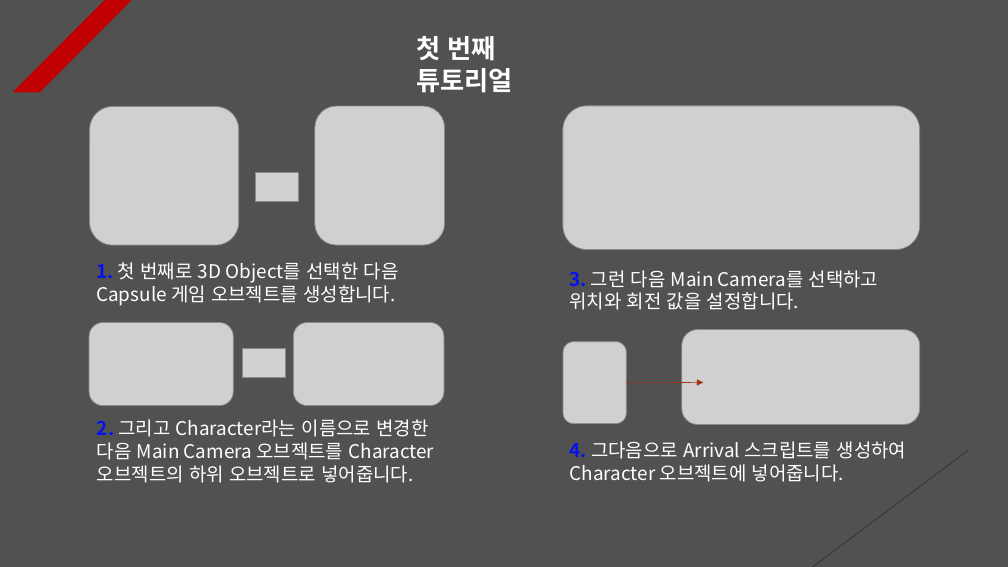
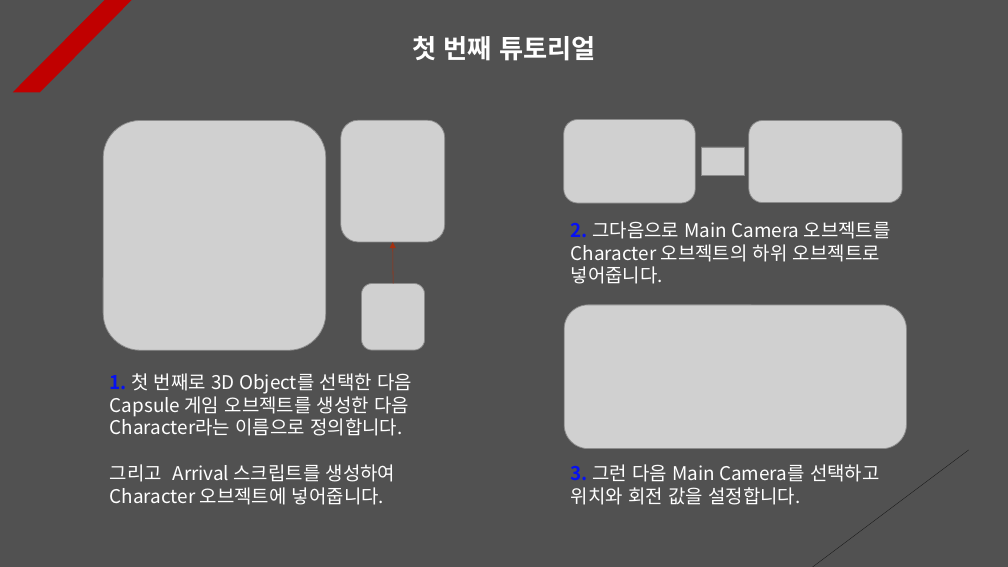
Before and after one commit to Unity2033/3D-UnityEngine, a slide deck: slide 1 of Assets/Class/NavMesh Obstacle/PPT Data/NavMesh Obstacle Example.pptx. Drawn at 1008x567 pixels with LibreOffice and Linux fonts; fonts in the diff are those of the drawing; grey boxes stand for pictures. Boxes give left, top, right and bottom in pixels: in the first picture for what was removed or moved away, otherwise in the second. Text is boxed around its words. In the diff, an @@ line names an element or a change of style, - is before the commit and + after.

```diff
--- a/Assets/Class/NavMesh Obstacle/PPT Data/NavMesh Obstacle Example.pptx
+++ b/Assets/Class/NavMesh Obstacle/PPT Data/NavMesh Obstacle Example.pptx
@@ text "첫 번째 튜토리얼" at box(412, 36, 595, 61): alignment left to centre @@
@@ picture removed at box(90, 107, 239, 245) @@
@@ picture: place and size @@
-picture at box(89, 323, 234, 406)
+picture at box(564, 119, 696, 203)
@@ picture added at box(103, 120, 326, 350) @@
@@ picture: place and size @@
-picture at box(315, 106, 445, 245)
+picture at box(341, 120, 445, 242)
@@ picture: place and size @@
-picture at box(256, 173, 299, 202)
+picture at box(702, 147, 745, 175)
@@ picture: place and size @@
-picture at box(682, 330, 920, 425)
+picture at box(749, 120, 903, 203)
@@ text at box(571, 221, 891, 284): text changed @@
-2. 그리고 Character라는 이름으로 변경한 다음 Main Camera 오브젝트를 Character 오브젝트의 하위 오브젝트로 넣어줍니다.
+2. 그다음으로 Main Camera 오브젝트를 Character 오브젝트의 하위 오브젝트로 넣어줍니다.
@@ arrow added from (393, 284) to (392, 242), #A5300F 0.5 pt dashed @@
@@ picture: place and size @@
-picture at box(563, 342, 627, 423)
+picture at box(361, 284, 424, 350)
@@ picture removed at box(293, 323, 444, 406) @@
@@ picture: place and size @@
-picture at box(563, 106, 920, 250)
+picture at box(564, 305, 907, 448)
@@ picture removed at box(243, 349, 286, 377) @@
@@ text at box(110, 373, 412, 505): text changed @@
-1. 첫 번째로 3D Object를 선택한 다음 Capsule 게임 오브젝트를 생성합니다.
+1. 첫 번째로 3D Object를 선택한 다음 Capsule 게임 오브젝트를 생성한 다음 Character라는 이름으로 정의합니다.
+그리고 Arrival 스크립트를 생성하여 Character 오브젝트에 넣어줍니다.
@@ arrow removed from (626, 383) to (703, 383) @@
@@ text removed at box(570, 441, 907, 482) @@
-4. 그다음으로 Arrival 스크립트를 생성하여 Character 오브젝트에 넣어줍니다.
@@ text "3. 그런 다음 Main Camera를 ...": place and size @@
-text "3. 그런 다음 Main Camera를 ..." at box(569, 270, 879, 310)
+text "3. 그런 다음 Main Camera를 ..." at box(571, 464, 880, 505)
```
Also in this commit, not shown: 11 other slides changed, 1 slide added, 30 other files.
